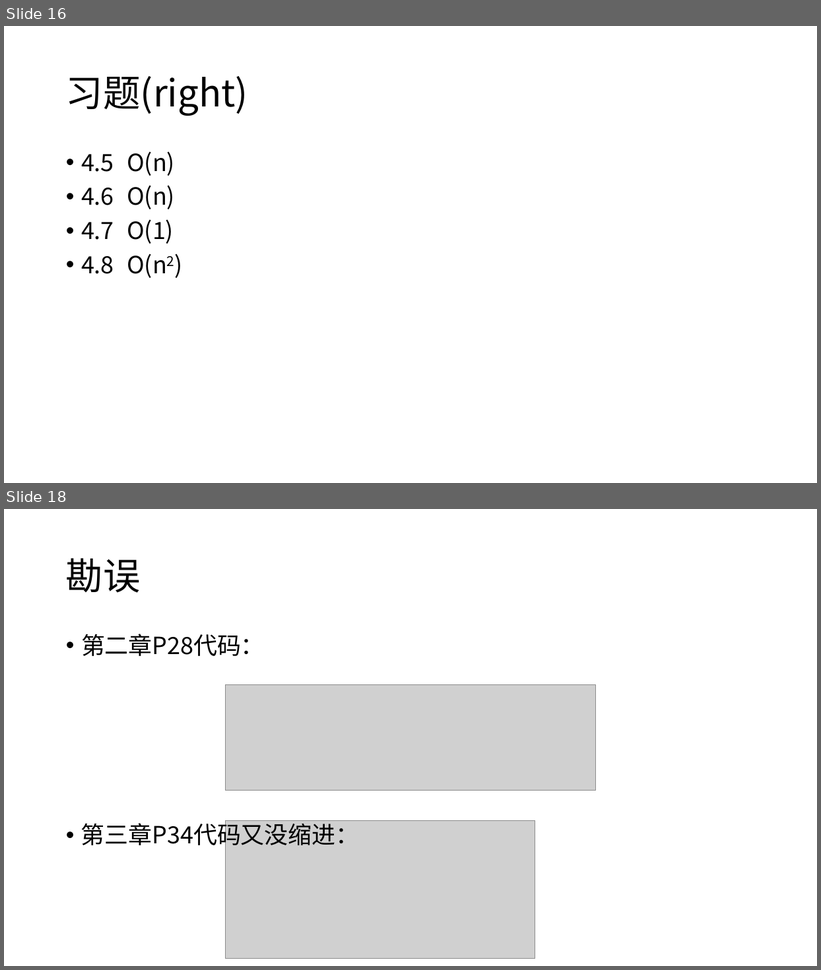
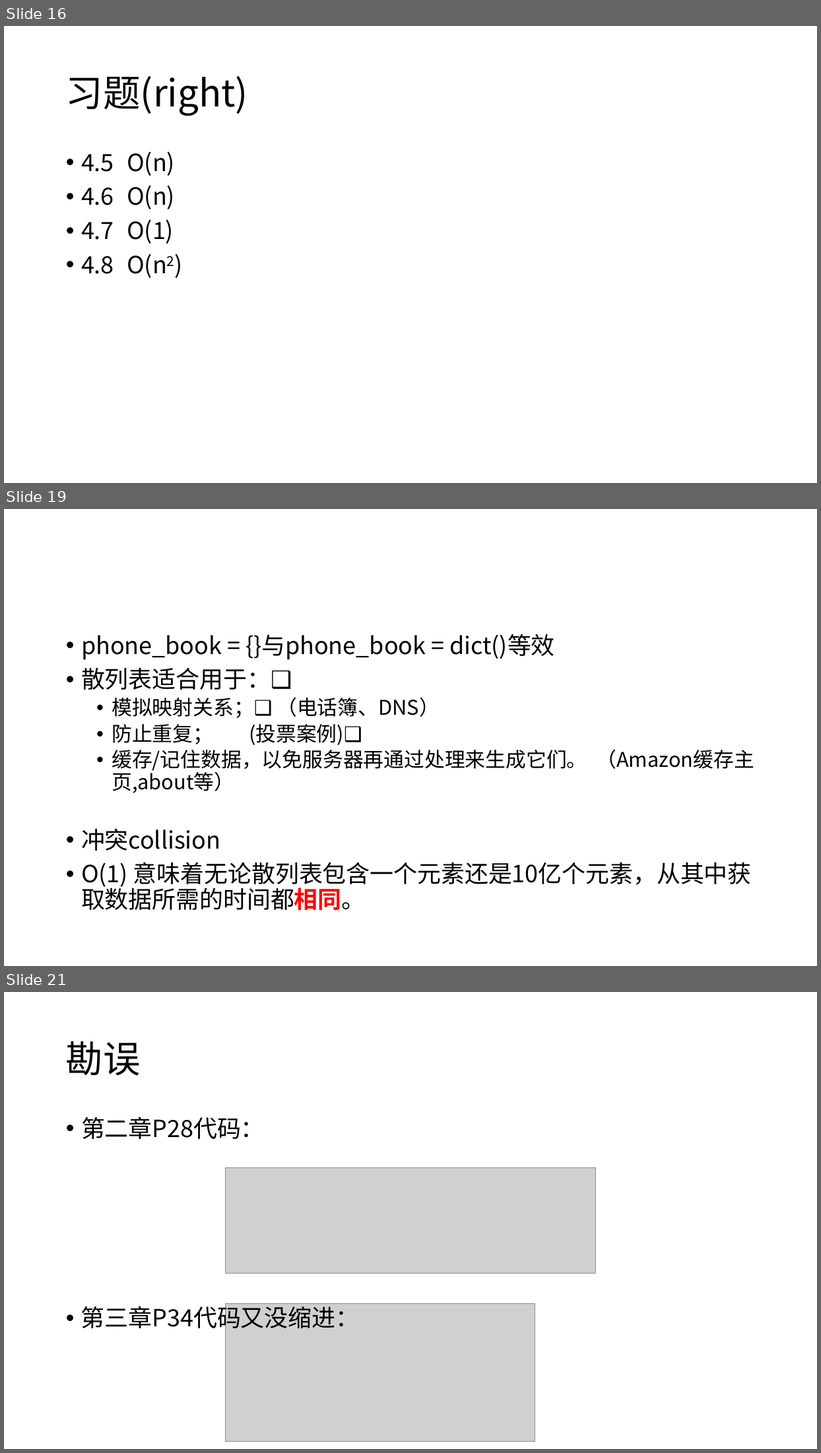
Before and after one commit to NoMatter-98/cityu-dg-cs, a slide deck: 20240916-算法图解/算法图解.pptx. Shown one above the other, each under a label of ours: slides 16 and 18 before the commit, slides 16, 19 and 21 after it; the slides between them are not shown. The pictures are 821x970 and 821x1453 pixels, drawn with LibreOffice and Linux fonts; fonts in the diff are those of the drawing; grey boxes stand for pictures. Boxes give left, top, right and bottom in pixels: in the first picture for what was removed or moved away, otherwise in the second. Text is boxed around its words. In the diff, an @@ line names an element or a change of style, - is before the commit and + after.

```diff
--- a/20240916-算法图解/算法图解.pptx
+++ b/20240916-算法图解/算法图解.pptx
@@ slide 19 added at (4,509,817,966), background #FFFFFF @@
@@ text added at (81,634,752,911), 28 pt, text #000000 @@
+• phone_book = {}与phone_book = dict()等效
+• 散列表适合用于：❑
+  • 模拟映射关系；❑ （电话簿、DNS）
+  • 防止重复； (投票案例)❑
+  • 缓存/记住数据，以免服务器再通过处理来生成它们。 （Amazon缓存主页,about等）
+• 冲突collision
+• O(1) 意味着无论散列表包含一个元素还是10亿个元素，从其中获取数据所需的时间都相同。
@@ what was slide 18 is now slide 21 @@
```
Also in this commit, not shown: 2 slides changed, 2 other slides added, 3 other files.
